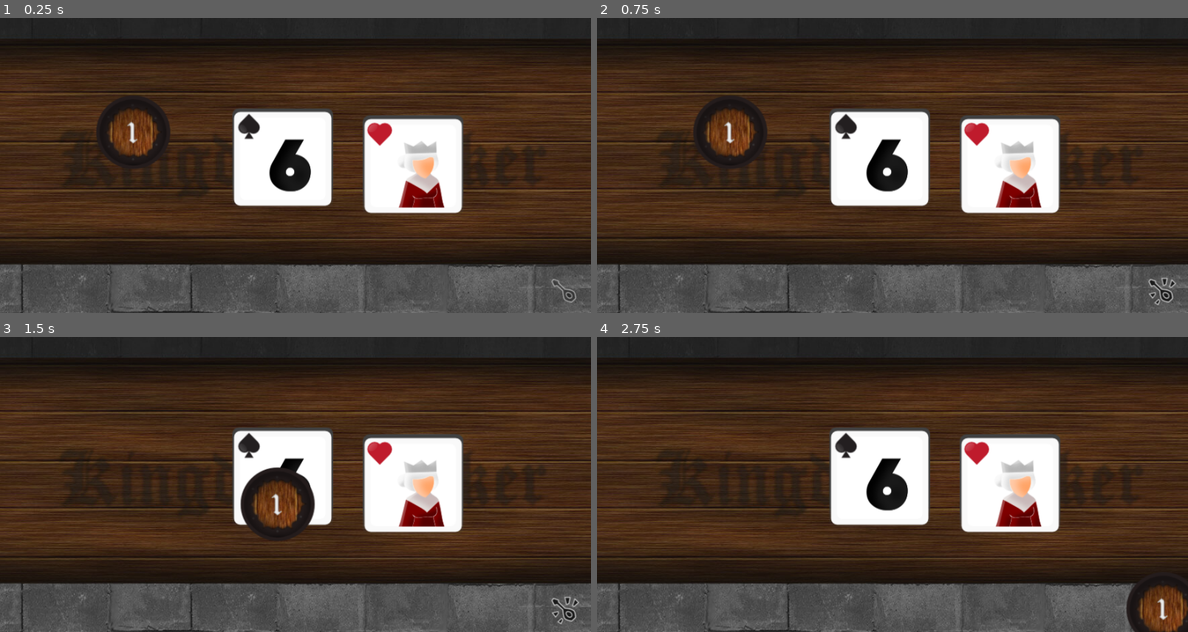
Above: before the commit, frames 1-4 (two rows, left to right).
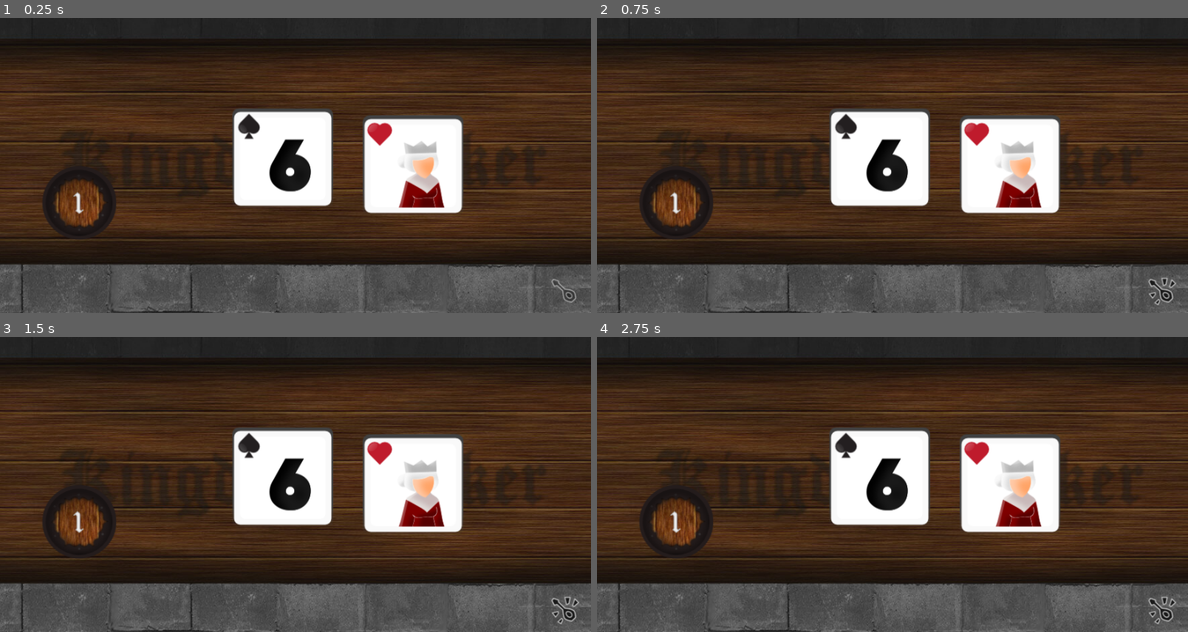
Above: after the commit, the same moments.

Repository: ubermanu/kingdom-poker
Game: Godot game, scene res://Game.tscn
Same seed, same stepped clock (60 frames per second), same inputs: the game is played once before the commit and once after it.
Inputs (mouse positions are in pixels of both pictures, inside the frame that each line leads up to):
- Up to frame 1 (0.25 s): no input
- Up to frame 2 (0.75 s): tap Enter at 0.5 s; drag from (1164, 289) to (951, 100) at 0.52 s
- Up to frame 3 (1.5 s): tap Space at 1.25 s; drag from (135, 452) to (567, 608) at 1.27 s
- Up to frame 4 (2.75 s): tap Enter at 2 s; move the mouse to (951, 419) at 2.02 s; click (951, 419) at 2.17 s

The runs differ from the first frame. In frame 1, 3.4% of the frame differs, in the area x 7-29%, y 26-74%; in frame 2, 3.4%; in frame 3, 3.9%, in the area x 7-54%, y 44-74%; in frame 4, 3.4%.

Commit message:
Rename Board to Table

Diff:
--- a/Game.tscn
+++ b/Game.tscn
@@ -1,13 +1,13 @@
 [gd_scene load_steps=5 format=2]
 
-[ext_resource path="res://Board.tscn" type="PackedScene" id=1]
+[ext_resource path="res://Table.tscn" type="PackedScene" id=1]
 [ext_resource path="res://Token.tscn" type="PackedScene" id=2]
 [ext_resource path="res://Card.tscn" type="PackedScene" id=3]
 [ext_resource path="res://MusicButton.tscn" type="PackedScene" id=4]
 
 [node name="Game" type="Node2D"]
 
-[node name="Board" parent="." instance=ExtResource( 1 )]
+[node name="Table" parent="." instance=ExtResource( 1 )]
 
 [node name="MusicButton" parent="." instance=ExtResource( 4 )]
 position = Vector2( 842.576, 405.311 )
@@ -22,4 +22,4 @@
 id = 24
 
 [node name="Token" parent="." instance=ExtResource( 2 )]
-position = Vector2( 198.063, 170.314 )
+position = Vector2( 117.882, 275.44 )
--- a/Menu.tscn
+++ b/Menu.tscn
@@ -1,6 +1,7 @@
 [gd_scene load_steps=2 format=2]
 
-[ext_resource path="res://Board.tscn" type="PackedScene" id=1]
+[ext_resource path="res://Table.tscn" type="PackedScene" id=1]
+
 
 [node name="Menu" type="Node2D"]
 
--- a/Board.tscn
+++ b/Table.tscn
@@ -2,7 +2,7 @@
 
 [ext_resource path="res://images/background.jpg" type="Texture" id=1]
 
-[node name="Board" type="Node2D"]
+[node name="Table" type="Node2D"]
 
 [node name="Sprite" type="Sprite" parent="."]
 texture = ExtResource( 1 )
